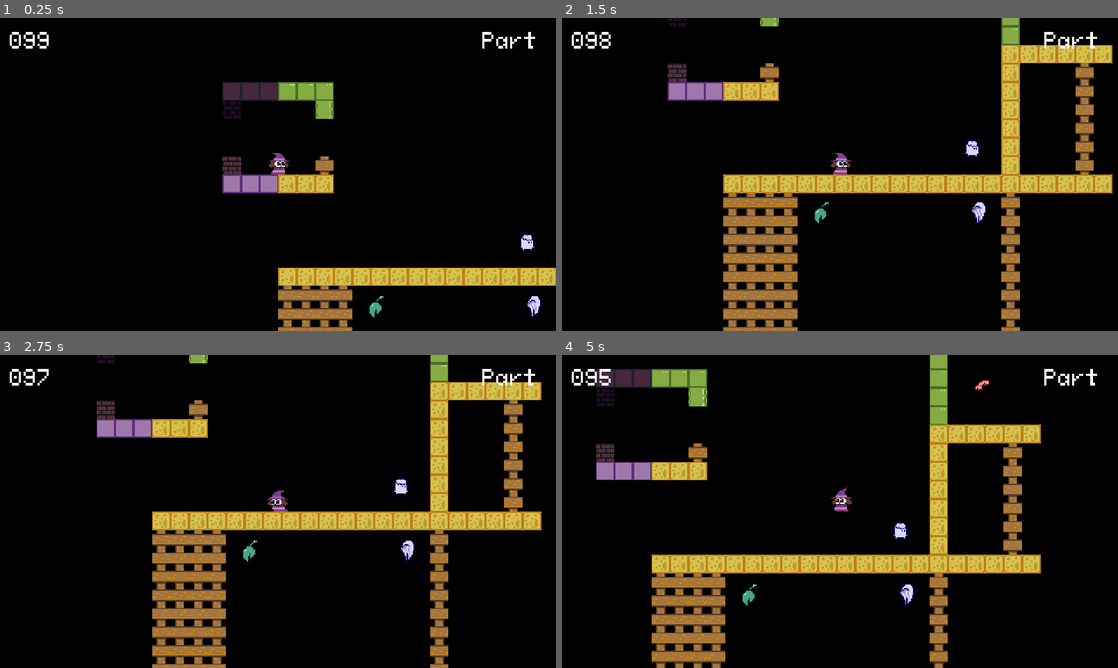
Above: before the commit, frames 1-4 (two rows, left to right).
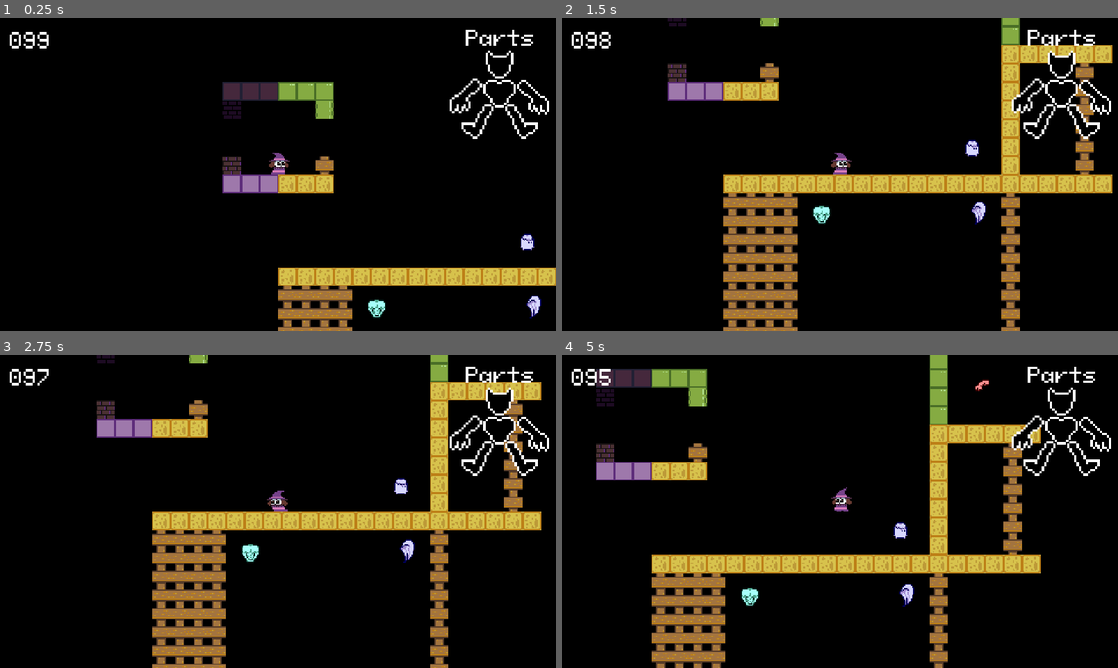
Above: after the commit, the same moments.

Repository: vitimesthree/LD55
Game: Godot game, scene res://main.tscn
The game is run twice, just before and just after one commit, with the same random seed, the same clock (stepped at 60 frames per second) and the same inputs.
Inputs:
- Up to frame 1 (0.25 s): no input
- Up to frame 2 (1.5 s): tap Enter at 0.5 s; hold X (broom) 0.53-1.28 s; hold Right (move_right) from 0.53 s (still down); tap Z (jump) at 0.77 s; tap X (broom) at 1.35 s
- Up to frame 3 (2.75 s): tap Z (jump) at 1.52 s; release Right (move_right) at 2.03 s; hold Left (move_left) from 2.03 s (still down); hold X (broom) from 2.03 s (still down)
- Up to frame 4 (5 s): release Left (move_left) at 2.78 s; release X (broom) at 2.78 s; hold Right (move_right) 2.78-4.28 s; tap X (broom) at 2.85, 4.35 s; tap Z (jump) at 3.02, 3.77, 4.52 s; hold X (broom) 3.53-4.28 s; hold Left (move_left) from 4.28 s (still down)

The runs differ from the first frame. In frame 1, 1.1% of the frame differs, in the area x 66-99%, y 3-96%; in frame 2, 1.4%, in the area x 45-99%, y 3-66%; in frame 3, 1.4%; in frame 4, 1.3%.
Error before the commit: Cannot call method 'get_child' on a null value. (res://entities/demonpart.gd:77)
Error after the commit: Cannot call method 'get_child' on a null value. (res://entities/demonpart.gd:79)

Commit message:
added parts tracker to hud

Diff:
--- a/entities/demonpart.gd
+++ b/entities/demonpart.gd
@@ -42,19 +42,21 @@
 			animator.play("heads")
 		2:
 			part_type = "arm_l"
-			get_msg = "LEFT ARM\nGET!"
+			#Left and Right are swapped from the demon's perspective
+			#I'm keeping terminology respective to our though
+			get_msg = "RIGHT ARM\nGET!"
 			animator.play("arms_l")
 		3:
 			part_type = "arm_r"
-			get_msg = "RIGHT ARM\nGET!"
+			get_msg = "LEFT ARM\nGET!"
 			animator.play("arms_r")
 		4:
 			part_type = "leg_l"
-			get_msg = "LEFT LEG\nGET!"
+			get_msg = "RIGHT LEG\nGET!"
 			animator.play("legs_l")
 		5:
 			part_type = "leg_r"
-			get_msg = "RIGHT LEG\nGET!"
+			get_msg = "LEFT LEG\nGET!"
 			animator.play("legs_r")
 	match type:
 		0:
@@ -74,10 +76,36 @@
 
 func _on_area_2d_body_shape_entered(body_rid, body, body_shape_index, local_shape_index):
 	var notif = notif_text.instantiate()
-	var hud = get_tree().root.get_child(1).get_child(1).get_child(0)
-	hud.add_child(notif)
+	var world = get_tree().root.get_child(1).get_child(1).get_child(0)
+	world.add_child(notif)
+
+	update_tracker(part_type)
 
 	notif.position = init_pos
 	notif.appear(get_msg)
 
 	self.queue_free()
+
+func update_tracker(part = "body"):
+	var tracker = get_tree().root.get_child(1).get_child(2).get_child(0).get_child(2)
+	var piece : Sprite2D
+
+	match part:
+		"head":
+			piece = tracker.get_child(0)
+			piece.texture = load("res://sprites/hud_head_got.png")
+		"body":
+			piece = tracker.get_child(1)
+			piece.texture = load("res://sprites/hud_torso_got.png")
+		"arm_l":
+			piece = tracker.get_child(2)
+			piece.texture = load("res://sprites/hud_arml_got.png")
+		"arm_r":
+			piece = tracker.get_child(3)
+			piece.texture = load("res://sprites/hud_armr_got.png")
+		"leg_l":
+			piece = tracker.get_child(4)
+			piece.texture = load("res://sprites/hud_legl_got.png")
+		"leg_r":
+			piece = tracker.get_child(5)
+			piece.texture = load("res://sprites/hud_legr_got.png")
--- a/entities/demonpart.tscn
+++ b/entities/demonpart.tscn
@@ -218,8 +218,7 @@
 [node name="Sprite2D" type="AnimatedSprite2D" parent="."]
 position = Vector2(0, -6)
 sprite_frames = SubResource("SpriteFrames_jqjps")
-animation = &"arms_l"
-frame = 2
+animation = &"bodies"
 
 [node name="Area2D" type="Area2D" parent="."]
 collision_layer = 4
--- a/main.tscn
+++ b/main.tscn
@@ -90,7 +90,7 @@
 position = Vector2(305, 311)
 
 [node name="Marker2D19" type="Marker2D" parent="Spawns"]
-position = Vector2(448, 639)
+position = Vector2(40, 115)
 
 [node name="Marker2D20" type="Marker2D" parent="Spawns"]
 position = Vector2(448, 639)
--- a/ui/hud.tscn
+++ b/ui/hud.tscn
@@ -1,8 +1,14 @@
-[gd_scene load_steps=4 format=3 uid="uid://sw3xs3fsxlo8"]
+[gd_scene load_steps=10 format=3 uid="uid://sw3xs3fsxlo8"]
 
 [ext_resource type="Theme" uid="uid://do1ppa3788dbi" path="res://ui/hud_theme.tres" id="1_b6y16"]
 [ext_resource type="Script" path="res://ui/hud.gd" id="1_fg3g3"]
 [ext_resource type="Script" path="res://ui/timer.gd" id="2_wn2mj"]
+[ext_resource type="Texture2D" uid="uid://dw0u1oc6081qt" path="res://sprites/hud_head.png" id="4_vojwa"]
+[ext_resource type="Texture2D" uid="uid://d6s1pom1na7" path="res://sprites/hud_torso.png" id="5_qfnrj"]
+[ext_resource type="Texture2D" uid="uid://c8t8mu80r12i6" path="res://sprites/hud_arml.png" id="6_grs7l"]
+[ext_resource type="Texture2D" uid="uid://csh2d53c8snxo" path="res://sprites/hud_armr.png" id="7_p5cl6"]
+[ext_resource type="Texture2D" uid="uid://cn8hxnh8esp8x" path="res://sprites/hud_legl.png" id="8_d838p"]
+[ext_resource type="Texture2D" uid="uid://crpycvfciop3l" path="res://sprites/hud_legr.png" id="9_h7e5e"]
 
 [node name="HUD" type="Control"]
 layout_mode = 3
@@ -29,11 +35,44 @@
 
 [node name="PartLabel" type="Label" parent="."]
 layout_mode = 0
-offset_left = 416.0
-offset_top = 8.0
-offset_right = 464.0
-offset_bottom = 31.0
+offset_left = 402.0
+offset_top = 6.0
+offset_right = 462.0
+offset_bottom = 29.0
 theme = ExtResource("1_b6y16")
-text = "Part"
+text = "Parts"
+
+[node name="PartTracker" type="Node2D" parent="."]
+position = Vector2(-5, -1)
+
+[node name="Head" type="Sprite2D" parent="PartTracker"]
+position = Vector2(436, 41)
+scale = Vector2(2, 2)
+texture = ExtResource("4_vojwa")
+
+[node name="Body" type="Sprite2D" parent="PartTracker"]
+position = Vector2(436, 66)
+scale = Vector2(2, 2)
+texture = ExtResource("5_qfnrj")
+
+[node name="ArmL" type="Sprite2D" parent="PartTracker"]
+position = Vector2(405, 67)
+scale = Vector2(2, 2)
+texture = ExtResource("6_grs7l")
+
+[node name="ArmR" type="Sprite2D" parent="PartTracker"]
+position = Vector2(467, 68)
+scale = Vector2(2, 2)
+texture = ExtResource("7_p5cl6")
+
+[node name="LegL" type="Sprite2D" parent="PartTracker"]
+position = Vector2(417, 89)
+scale = Vector2(2, 2)
+texture = ExtResource("8_d838p")
+
+[node name="LegR" type="Sprite2D" parent="PartTracker"]
+position = Vector2(455, 89)
+scale = Vector2(2, 2)
+texture = ExtResource("9_h7e5e")
 
 [connection signal="timeout" from="Timer" to="." method="_on_second_timeout"]
--- a/ui/notif.gd
+++ b/ui/notif.gd
@@ -16,5 +16,4 @@
 		position.y -= 0.01
 
 func _on_timer_timeout():
-	print("timer ran out")
 	self.queue_free()
--- a/world/world.tscn
+++ b/world/world.tscn
@@ -13,7 +13,7 @@
 [node name="TileMap" type="TileMap" parent="."]
 tile_set = ExtResource("1_iyp01")
 format = 2
-layer_0/tile_data = PackedInt32Array(720926, 196608, 0, 6553 …(18388 unchanged characters)… , 2621515, 393216, 4, 2621516, 393216, 4)
+layer_0/tile_data = PackedInt32Array(720926, 196608, 0, 6553 …(18388 unchanged characters)… , 2621515, 393216, 4, 2621516, 393216, 4, 0, 196608, 0, 65536, 196608, 0, 131072, 196608, 0, 196608, 196608, 0, 262144, 196608, 0, 327680, 196608, 0, 393216, 196608, 0, 458752, 196608, 0, 8, 196608, 0, 65544, 196608, 0, 131080, 196608, 0, 196616, 196608, 0, 262152, 196608, 0, 458756, 196608, 0, 393220, 196608, 0, 327684, 196608, 0, 262148, 196608, 0, 196612, 196608, 0, 524288, 131072, 0, 524289, 131072, 0, 524290, 131072, 0, 524291, 131072, 0, 524292, 131072, 0, 524293, 131072, 0, 524294, 131072, 0, 524295, 131072, 0, 524296, 131072, 0)
 
 [node name="Limit" type="Marker2D" parent="."]
 position = Vector2(1440, 784)
